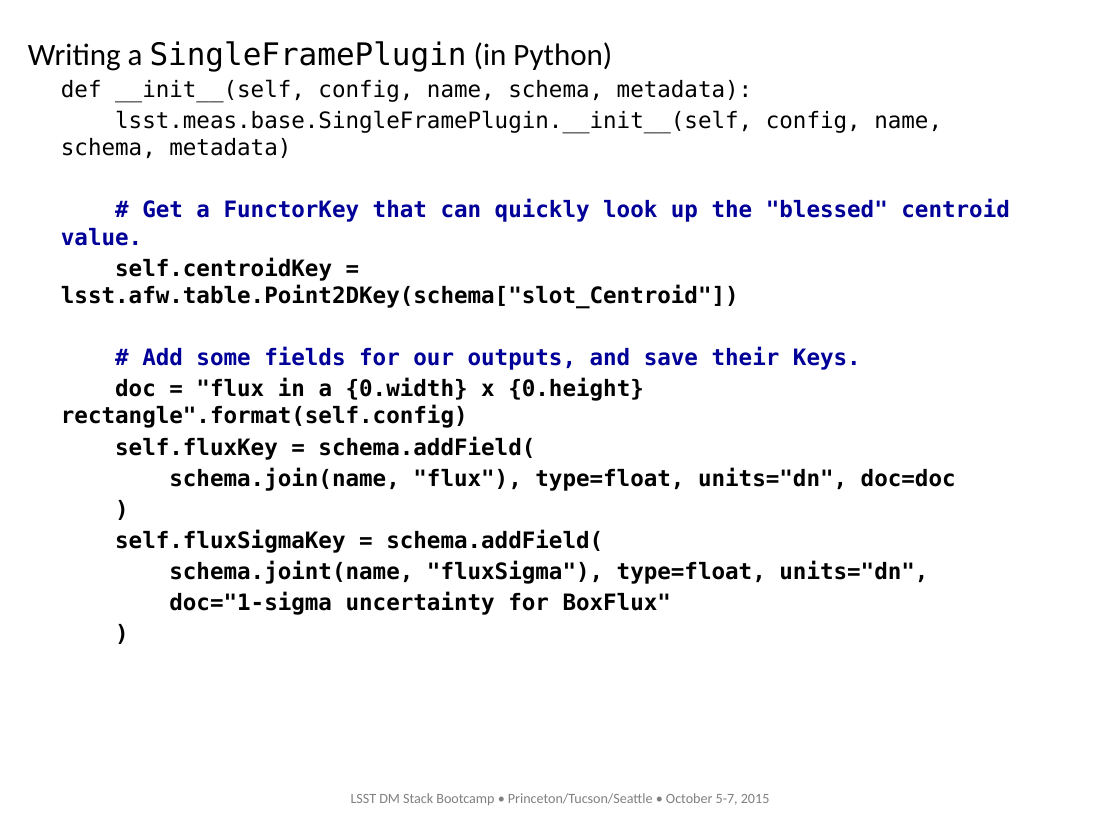
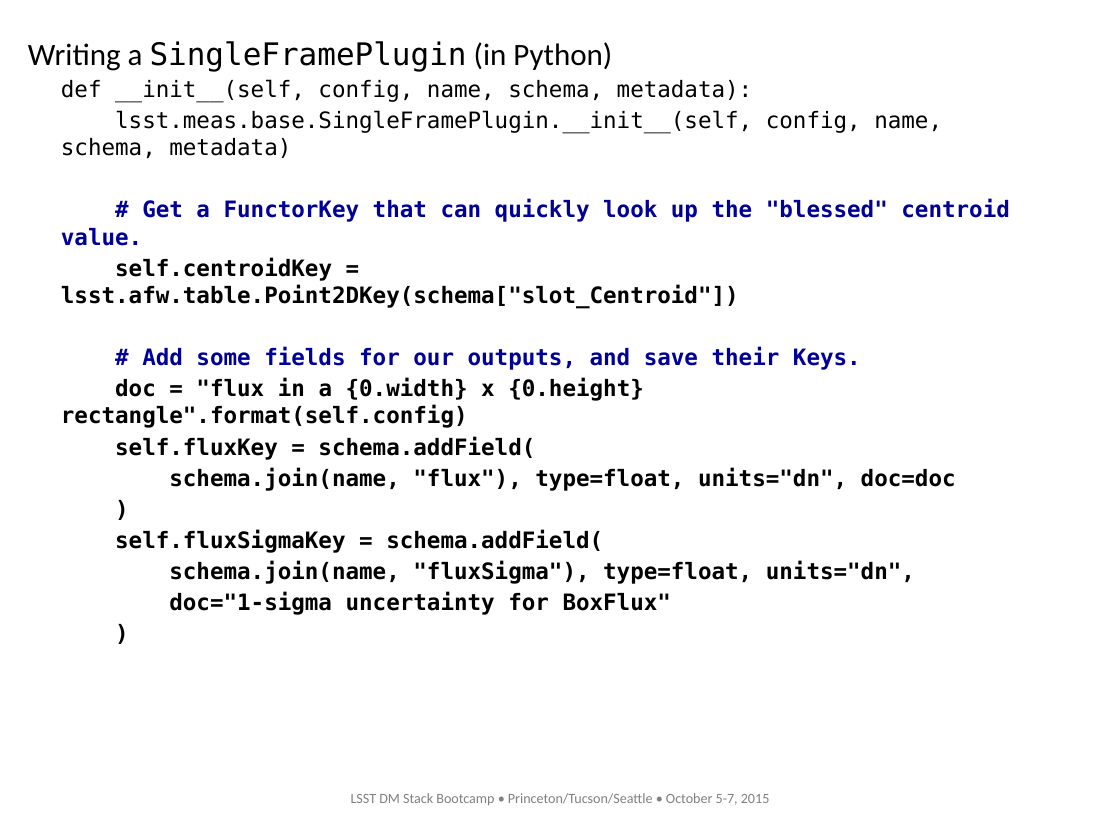
Before and after one commit to lsst-dm/Oct15_bootcamp, a slide deck: slide 26 of measurement/measurement.odp. Drawn at 1120x840 pixels with LibreOffice and Linux fonts; fonts in the diff are those of the drawing; background and template pictures are left out. Boxes give left, top, right and bottom in pixels: in the first picture for what was removed or moved away, otherwise in the second. Text is boxed around its words. In the diff, an @@ line names an element or a change of style, - is before the commit and + after.

```diff
--- a/measurement/measurement.odp
+++ b/measurement/measurement.odp
@@ text at bbox=[169, 561, 915, 584]: text changed @@
-schema.joint(name, "fluxSigma"), type=float, units="dn",
+schema.join(name, "fluxSigma"), type=float, units="dn",
```
Also in this commit, not shown: 5 other slides changed, 3 slides added, 1 other file.
